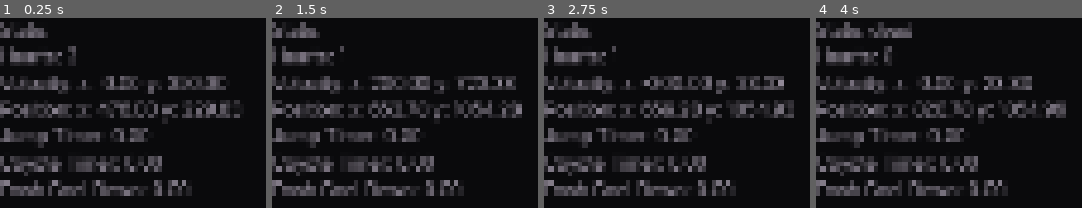
Above: before the commit, frames 1-4 (left to right).
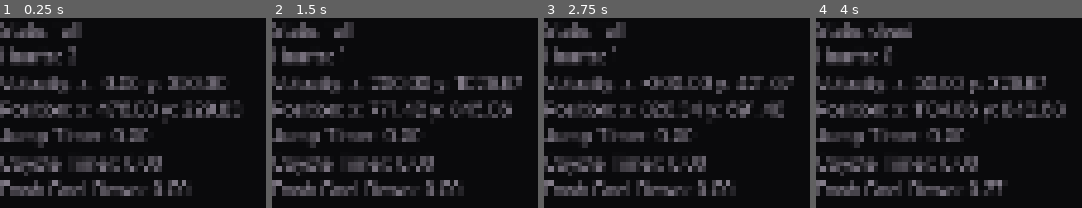
Above: after the commit, the same moments.

Repository: SinaMajdieh/boss-room
Game: Godot game, scene res://scenes/level.tscn
The game is run twice, just before and just after one commit, with the same random seed, the same clock (stepped at 60 frames per second) and the same inputs.
Inputs (mouse positions are in pixels of both pictures, inside the frame that each line leads up to):
- Up to frame 1 (0.25 s): no input
- Up to frame 2 (1.5 s): tap Enter at 0.5 s; move the mouse to (outside the picture) at 0.52 s; hold D (right) from 0.53 s (still down); tap Shift (dash) at 0.6 s; tap Space (jump) at 0.77, 1.07 s; click (outside the picture) at 0.8 s; move the mouse to (outside the picture) at 1.27 s; click (outside the picture) at 1.35 s
- Up to frame 3 (2.75 s): tap Space (jump) at 1.52, 1.82 s; tap Right (attack, bound only after the commit) at 1.55, 2.1 s; move the mouse to (outside the picture) at 2.02 s; release D (right) at 2.03 s; hold A (left) from 2.03 s (still down); hold Space (jump) from 2.03 s (still down)
- Up to frame 4 (4 s): move the mouse to (outside the picture) at 2.77 s; release A (left) at 2.78 s; release Space (jump) at 2.78 s; hold D (right) from 2.78 s (still down); tap Space (jump) at 2.85, 3.02, 3.32, 3.77 s; tap Shift (dash) at 3.05, 3.6 s; move the mouse to (outside the picture) at 3.52 s; click (outside the picture) at 3.8 s

The runs differ from the first frame. In frame 1, 0.5% of the frame differs, in the area x 23-31%, y 2-11%; in frame 2, 4.5%; in frame 3, 3.4%; in frame 4, 6.0%, in the area x 36-94%, y 30-94%.

Commit message:
a very simple attack state added

Diff:
--- a/project.godot
+++ b/project.godot
@@ -55,6 +55,11 @@
 "events": [Object(InputEventMouseButton,"resource_local_to_scene":false,"resource_name":"","device":-1,"window_id":0,"a …(258 unchanged characters)…
 ]
 }
+attack={
+"deadzone": 0.2,
+"events": [Object(InputEventKey,"resource_local_to_scene":false,"resource_name":"","device":-1,"window_id":0,"alt_pressed":false,"shift_pressed":false,"ctrl_pressed":false,"meta_pressed":false,"pressed":false,"keycode":0,"physical_keycode":4194321,"key_label":0,"unicode":0,"location":0,"echo":false,"script":null)
+]
+}
 
 [rendering]
 
--- /dev/null
+++ b/scenes/hurtbox.tscn
@@ -0,0 +1,9 @@
+[gd_scene load_steps=2 format=3 uid="uid://c7ss0hc76jbi4"]
+
+[ext_resource type="Script" uid="uid://dl5u05530bc8r" path="res://scripts/hurtbox.gd" id="1_ksusc"]
+
+[node name="Hurtbox" type="Area2D"]
+monitoring = false
+script = ExtResource("1_ksusc")
+
+[connection signal="area_entered" from="." to="." method="_on_area_entered"]
--- a/scenes/player.tscn
+++ b/scenes/player.tscn
@@ -1,8 +1,9 @@
-[gd_scene load_steps=17 format=3 uid="uid://e5nefeqvv66d"]
+[gd_scene load_steps=24 format=3 uid="uid://e5nefeqvv66d"]
 
 [ext_resource type="Script" uid="uid://dwmje6n7m1ip" path="res://scripts/player/player.gd" id="1_xhfnw"]
 [ext_resource type="Script" uid="uid://c5h6mtgbt70v4" path="res://scripts/state_machine/state_machine.gd" id="2_6t5aa"]
 [ext_resource type="Script" uid="uid://dd03qhd78hq3d" path="res://scripts/player/collision.gd" id="2_d2wvv"]
+[ext_resource type="PackedScene" uid="uid://c7ss0hc76jbi4" path="res://scenes/hurtbox.tscn" id="2_f1ej7"]
 [ext_resource type="Script" uid="uid://ciyeqcbv66srx" path="res://scripts/player/states/idle.gd" id="3_6t5aa"]
 [ext_resource type="Script" uid="uid://c6hexh55a2fm1" path="res://scripts/player/movement/hollow_knight_movemnt.gd" id="3_d2wvv"]
 [ext_resource type="Script" uid="uid://tjonnyktixm3" path="res://scripts/player/health.gd" id="4_3v2ag"]
@@ -13,6 +14,7 @@
 [ext_resource type="Script" uid="uid://cjjvlrv0gh2iv" path="res://scripts/player/timers/jump.gd" id="8_8erm5"]
 [ext_resource type="Script" uid="uid://clwqpjdntciw1" path="res://scripts/player/timers/coyote.gd" id="9_ur7pv"]
 [ext_resource type="Script" uid="uid://co5piylw2y1u7" path="res://scripts/player/states/dead.gd" id="11_jej6c"]
+[ext_resource type="Script" uid="uid://bfh8p6strnncc" path="res://scripts/player/states/attack.gd" id="13_oprun"]
 
 [sub_resource type="CapsuleShape2D" id="CapsuleShape2D_kpjcp"]
 height = 50.0
@@ -22,12 +24,104 @@
 
 [sub_resource type="CapsuleShape2D" id="CapsuleShape2D_y4r1p"]
 
-[node name="Player" type="CharacterBody2D" node_paths=PackedStringArray("movement", "health", "state_machine", "collision_controller", "jump_timer", "coyote_timer") groups=["player"]]
+[sub_resource type="Animation" id="Animation_qfm1y"]
+length = 0.001
+tracks/0/type = "value"
+tracks/0/imported = false
+tracks/0/enabled = true
+tracks/0/path = NodePath("Attacks/Attack_1:visible")
+tracks/0/interp = 1
+tracks/0/loop_wrap = true
+tracks/0/keys = {
+"times": PackedFloat32Array(0),
+"transitions": PackedFloat32Array(1),
+"update": 1,
+"values": [true]
+}
+
+[sub_resource type="Animation" id="Animation_oprun"]
+resource_name = "attack_1"
+length = 0.16
+tracks/0/type = "method"
+tracks/0/imported = false
+tracks/0/enabled = true
+tracks/0/path = NodePath("Attacks/Attack_1")
+tracks/0/interp = 1
+tracks/0/loop_wrap = true
+tracks/0/keys = {
+"times": PackedFloat32Array(0.05, 0.1),
+"transitions": PackedFloat32Array(1, 1),
+"values": [{
+"args": [],
+"method": &"enable"
+}, {
+"args": [],
+"method": &"disable"
+}]
+}
+tracks/1/type = "value"
+tracks/1/imported = false
+tracks/1/enabled = true
+tracks/1/path = NodePath("Attacks/Attack_1:visible")
+tracks/1/interp = 1
+tracks/1/loop_wrap = true
+tracks/1/keys = {
+"times": PackedFloat32Array(0.001, 0.16),
+"transitions": PackedFloat32Array(1, 1),
+"update": 1,
+"values": [true, false]
+}
+
+[sub_resource type="Animation" id="Animation_a8ls1"]
+resource_name = "test_attack"
+length = 5.0
+tracks/0/type = "method"
+tracks/0/imported = false
+tracks/0/enabled = true
+tracks/0/path = NodePath("Attacks/Attack_1")
+tracks/0/interp = 1
+tracks/0/loop_wrap = true
+tracks/0/keys = {
+"times": PackedFloat32Array(2, 3),
+"transitions": PackedFloat32Array(1, 1),
+"values": [{
+"args": [],
+"method": &"enable"
+}, {
+"args": [],
+"method": &"disable"
+}]
+}
+tracks/1/type = "value"
+tracks/1/imported = false
+tracks/1/enabled = true
+tracks/1/path = NodePath("Attacks/Attack_1:visible")
+tracks/1/interp = 0
+tracks/1/loop_wrap = true
+tracks/1/keys = {
+"times": PackedFloat32Array(0.01, 5),
+"transitions": PackedFloat32Array(1, 1),
+"update": 1,
+"values": [true, false]
+}
+
+[sub_resource type="AnimationLibrary" id="AnimationLibrary_a8ls1"]
+_data = {
+&"RESET": SubResource("Animation_qfm1y"),
+&"attack_1": SubResource("Animation_oprun"),
+&"test_attack": SubResource("Animation_a8ls1")
+}
+
+[sub_resource type="RectangleShape2D" id="RectangleShape2D_oprun"]
+size = Vector2(26.924576, 56.034847)
+
+[node name="Player" type="CharacterBody2D" node_paths=PackedStringArray("movement", "health", "state_machine", "collision_controller", "attack_animation_player", "jump_timer", "coyote_timer") groups=["player"]]
 script = ExtResource("1_xhfnw")
 movement = NodePath("PlayerMovement")
 health = NodePath("PlayerHealth")
 state_machine = NodePath("StateMachine")
 collision_controller = NodePath("PlayerCollisionController")
+attack_animation_player = NodePath("Attacks/AttackAnimationPlayer")
 jump_timer = NodePath("Timers/JumpTimer")
 coyote_timer = NodePath("Timers/CoyoteTimer")
 
@@ -50,6 +144,25 @@
 disabled = true
 debug_color = Color(0.23921569, 0.12156863, 0.15686275, 1)
 
+[node name="Attacks" type="Node2D" parent="."]
+
+[node name="AttackAnimationPlayer" type="AnimationPlayer" parent="Attacks"]
+root_node = NodePath("../..")
+libraries = {
+&"": SubResource("AnimationLibrary_a8ls1")
+}
+
+[node name="Attack_1" parent="Attacks" node_paths=PackedStringArray("shape") instance=ExtResource("2_f1ej7")]
+position = Vector2(29, -8)
+shape = NodePath("CollisionShape2D")
+damage = 2.0
+
+[node name="CollisionShape2D" type="CollisionShape2D" parent="Attacks/Attack_1"]
+position = Vector2(9.007381, 4.486225)
+rotation = 1.5726348
+shape = SubResource("RectangleShape2D_oprun")
+disabled = true
+
 [node name="PlayerCollisionController" type="Node" parent="." node_paths=PackedStringArray("collisions", "current_collision")]
 script = ExtResource("2_d2wvv")
 collisions = {
@@ -108,6 +221,13 @@
 player = NodePath("../..")
 metadata/_custom_type_script = "uid://dg6fyq3asbqgo"
 
+[node name="Attack" type="Node" parent="StateMachine" node_paths=PackedStringArray("hurt_box", "player")]
+script = ExtResource("13_oprun")
+attack_animation_name = "attack_1"
+hurt_box = NodePath("../../Attacks/Attack_1")
+player = NodePath("../..")
+metadata/_custom_type_script = "uid://dg6fyq3asbqgo"
+
 [node name="Timers" type="Node" parent="."]
 
 [node name="JumpTimer" type="Timer" parent="Timers"]
--- /dev/null
+++ b/scripts/hurtbox.gd
@@ -0,0 +1,35 @@
+extends Area2D
+class_name HurtBox
+
+@export var shape: CollisionShape2D
+@export var damage: float = 1.0
+
+var entities: Array[Node] = []
+var active: bool = false:
+	get = is_active
+
+func _ready() -> void:
+	disable()
+	visible = false
+
+func enable() -> void:
+	monitoring = true
+	shape.disabled = false
+	active = true
+
+func disable() -> void:
+	monitoring = false
+	shape.disabled = true
+	entities.clear()
+	active = false
+
+func _on_area_entered(area: Area2D) -> void:
+	if not area:
+		return
+	if area in entities or not area.has_method("hurt"):
+		return
+	entities.append(area)
+	area.hurt(damage)
+
+func is_active() -> bool:
+	return active
--- /dev/null
+++ b/scripts/player/states/attack.gd
@@ -0,0 +1,24 @@
+extends PlayerState
+
+@export var attack_animation_name: String
+@export var hurt_box: HurtBox
+@onready var attack_animation_player: AnimationPlayer = player.attack_animation_player
+
+
+func enter(_previous_state: String) -> void:
+	attack_animation_player.animation_finished.connect(_on_animation_finished)
+	attack_animation_player.play(attack_animation_name)
+
+func on_physics_process(delta: float) -> void:
+	player.movement.apply_gravity(delta)
+	player.movement.decelerate(delta)
+	if not hurt_box.is_active():
+		check_dash()
+
+func exit() -> void:
+	attack_animation_player.seek(attack_animation_player.get_section_end_time(), true)
+	attack_animation_player.animation_finished.disconnect(_on_animation_finished)
+
+func _on_animation_finished(animation_name: String) -> void:
+	if animation_name == attack_animation_name:
+		transition_to("idle")
--- a/scripts/player/states/dash.gd
+++ b/scripts/player/states/dash.gd
@@ -29,9 +29,9 @@
 
 func _on_dash_timer_timeout() -> void:
 	if player.is_on_floor():
-		transition.emit("idle")
+		transition_to("idle")
 	else:
-		transition.emit("fall")
+		transition_to("fall")
 
 func can_transition() -> bool:
 	return dash_cool_down.is_stopped()
--- a/scripts/player/states/fall.gd
+++ b/scripts/player/states/fall.gd
@@ -4,8 +4,9 @@
 	if not player.coyote_timer.is_stopped():
 		check_jump_input()
 	if player.is_on_floor():
-		transition.emit("idle")
+		transition_to("idle")
 	check_dash()
+	check_attack()
 
 func on_physics_process(delta: float) -> void:
 	player.movement.apply_movement(delta)
--- a/scripts/player/states/idle.gd
+++ b/scripts/player/states/idle.gd
@@ -8,6 +8,7 @@
 	check_jump_input()
 	check_falling()
 	check_dash()
+	check_attack()
 
 func can_transition() -> bool:
-	return player.is_on_floor()
+	return true
--- a/scripts/player/states/jump.gd
+++ b/scripts/player/states/jump.gd
@@ -6,6 +6,7 @@
 func on_process(_delta: float) -> void:
     check_falling()
     check_dash()
+    check_attack()
 
 func enter(_previous_state: String) -> void:
     if debug:
--- a/scripts/player/states/player_state.gd
+++ b/scripts/player/states/player_state.gd
@@ -6,16 +6,20 @@
 
 func check_movement_input() -> void:
 	if PlayerInput.get_direction() != 0 and player.is_on_floor():
-		transition.emit("run")
+		transition_to("run")
 
 func check_falling() -> void:
 	if not player.is_on_floor() and player.velocity.y > 0.0:
-		transition.emit("fall")
+		transition_to("fall")
 
 func check_jump_input() -> void:
 	if not player.jump_timer.is_stopped():
-		transition.emit("jump")
+		transition_to("jump")
 
 func check_dash() -> void:
 	if PlayerInput.just_dashed():
-		transition.emit("dash")
+		transition_to("dash")
+
+func check_attack() -> void:
+	if PlayerInput.just_attacked():
+		transition_to("attack")
--- a/scripts/player/states/run.gd
+++ b/scripts/player/states/run.gd
@@ -7,8 +7,9 @@
 	check_falling()
 	check_jump_input()
 	check_dash()
+	check_attack()
 	if player.velocity.x == 0:
-		transition.emit("idle")
+		transition_to("idle")
 
 func can_transition() -> bool:
 	return player.is_on_floor()
--- a/scripts/player_input.gd
+++ b/scripts/player_input.gd
@@ -11,3 +11,6 @@
 
 static func get_direction() -> float:
     return Input.get_axis("left", "right")
+
+static func just_attacked() -> bool:
+    return Input.is_action_just_pressed("attack")
Not shown, added: scripts/hurtbox.gd.uid
Not shown, added: scripts/player/states/attack.gd.uid
